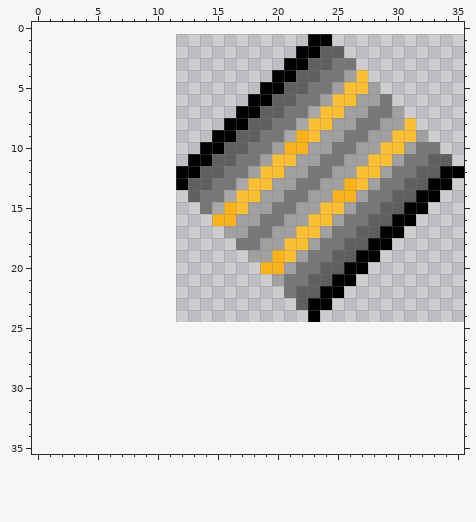
Pixel-art sprite -- Content/SkillTree/NodeAssets/active_connection_diagonal_top.png. Above, as it was before the edit.
The file is 48x48 pixels, drawn in blocks of 2x2; one block is one cell here. The old version is drawn lined up with the new one, on the new canvas.
New version:
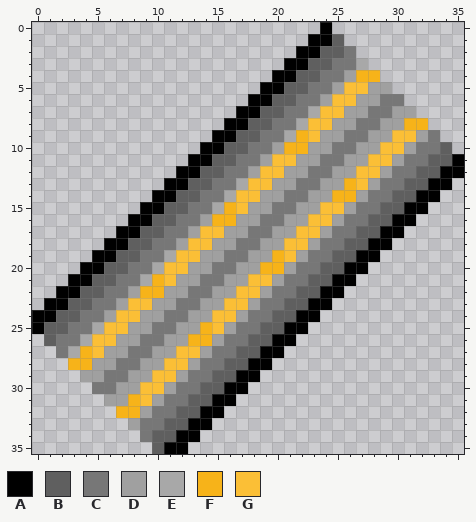
Palette (. is transparent): A #000000  B #5f5f5f  C #777777  D #a0a0a0  E #a8a8a8  F #f7b319  G #fbbf36
Diff:
canvas 24x24 -> 36x36, the old top-left corner now at 12,1
Changed rows in their new state; - is an unchanged pixel.
first column x 0:
 0 ------------------------A-----------
 1 -------------------------B----------
 2 --------------------------C---------
 3 ---------------------------E--------
 4 ---------------------------FF-------
 5 -----------------------------D------
 6 ------------------------------C-----
 7 -------------------------------D----
 8 -------------------------------FF---
 9 ---------------------------------C--
10 ----------------------------------B-
11 -----------------------------------A
13 -----------A------------------------
14 ----------AAB-----------------------
15 ---------AABBC----------------------
16 --------AABBCCD---------------------
17 -------AABBCCDGG--------------------
18 ------AABBCCDGGDD-------------------
19 -----AABBCCEGGDDCC------------------
20 ----AABBCCEGGDDCCDD-----------------
21 ---AABBCCEFGDDCCDDGG----------------
22 --AABBCCDFFDDCCDDGGDC---------------
23 -AABBCCDGGDDCCDDGGDCCB--------------
24 AABBCCDGGDDCCDDGGDCCBBA-------------
25 ABBCCEGGDDCCDDFGDCCBBAA-------------
26 -BCCEGGDDCCDDFFDCCBBAA--------------
27 --CEFGDDCCDDGGDCCBBAA---------------
28 ---FFDDCCDDGGDCCBBAA----------------
29 ----DDCCDDGGDCCBBAA-----------------
30 -----CCDDGGDCCBBAA------------------
31 ------DDFGDCCBBAA-------------------
32 -------FFDCCBBAA--------------------
33 --------DCCBBAA---------------------
34 ---------CBBAA----------------------
35 ----------BAA-----------------------
